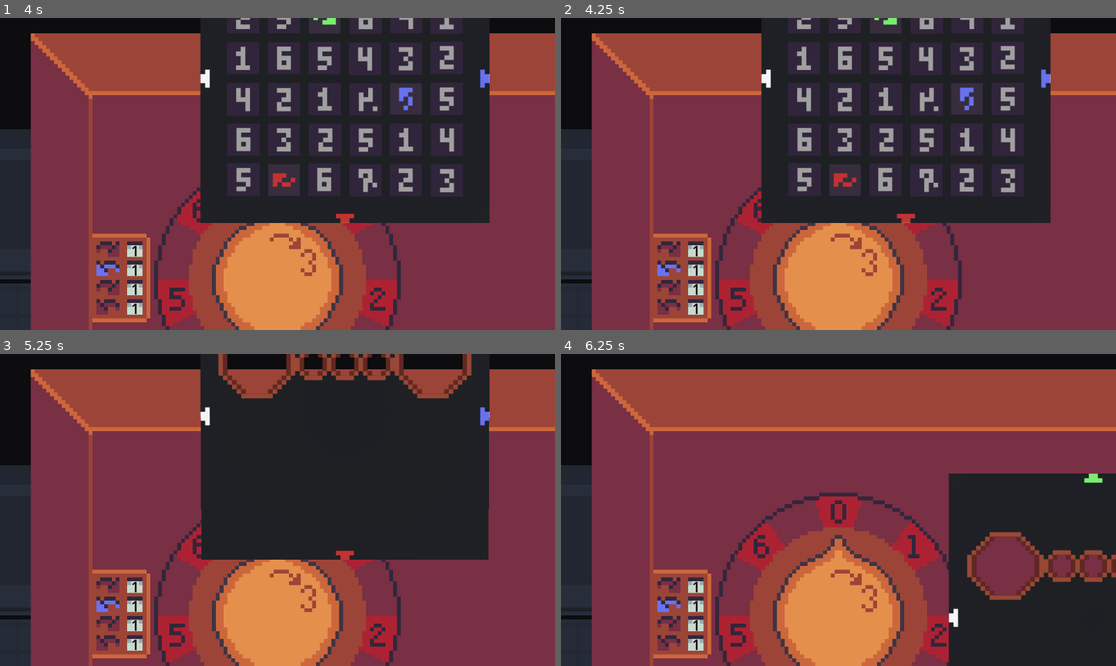
Above: before the commit, frames 1-4 (two rows, left to right).
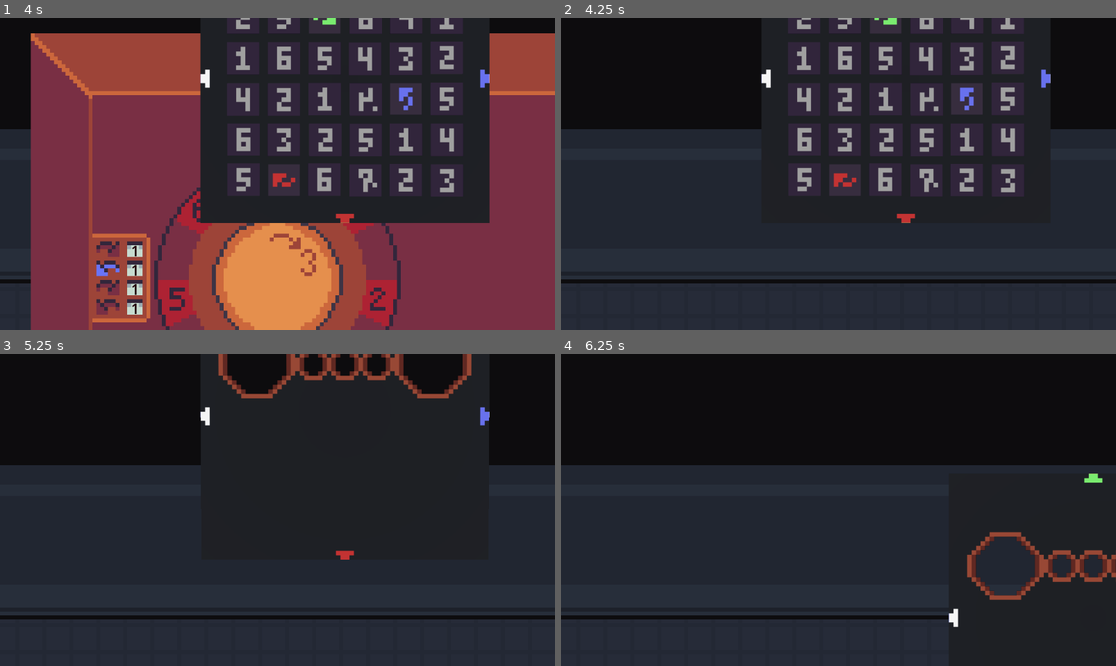
Above: after the commit, the same moments.

Repository: xill47/the-cube-game
Game: Godot game, scene res://main.tscn
Two runs of this game, one before a commit and one after it. Both use one fixed random seed, a clock stepped at 60 frames per second and the inputs below.
Inputs (mouse positions are in pixels of both pictures, inside the frame that each line leads up to):
- Up to frame 1 (4 s): tap Enter at 0.5, 2, 3.5 s; drag from (460, 276) to (277, 180) at 0.52 s; tap Space at 1.25, 2.75 s; drag from (277, 280) to (277, 180) at 1.27 s; move the mouse to (333, 105) at 2.02 s; hold D (move_right) 2.03-2.75 s; hold Right mouse button (aim) 2.03-2.75 s; click (333, 105) at 2.17 s; tap F (interact) at 2.3 s; drag from (249, 236) to (382, 298) at 2.77 s; move the mouse to (444, 220) at 3.52 s; hold A (move_left) from 3.53 s (still down); hold F (interact) from 3.53 s (still down); tap Q (rotate_ccw) at 3.6 s; click (444, 220) at 3.67 s
- Up to frame 2 (4.25 s): keep holding A (move_left); keep holding F (interact); tap Escape (pause, bound only after the commit) at 4.15 s
- Up to frame 3 (5.25 s): release A (move_left) at 4.25 s; release F (interact) at 4.25 s; drag from (111, 463) to (355, 547) at 4.27 s; tap Space at 5 s; move the mouse to (305, 510) at 5.02 s; press the mouse at (305, 510) at 5.03 s; hold S (move_down) from 5.03 s (still down)
- Up to frame 4 (6.25 s): tap F (interact) at 5.3 s; release S (move_down) at 5.75 s; release the mouse at (866, 510) at 5.75 s; drag from (755, 432) to (943, 634) at 5.77 s

Frame 1 is identical in both runs. In frame 2, 57% of the frame differs, in the area x 5-100%, y 4-100%; in frame 3, 58%; in frame 4, 72%.

Commit message:
locker_room finished
Only consumables are left

Diff:
--- a/character/character.tscn
+++ b/character/character.tscn
@@ -15,11 +15,12 @@
 [ext_resource type="AnimationLibrary" uid="uid://dxyoy86qvsmj" path="res://character/assets/animation-tests/animation_res/run.res" id="11_hq3og"]
 [ext_resource type="AnimationLibrary" uid="uid://cm43fbus4h4lg" path="res://character/assets/animation-tests/animation_res/walk.res" id="13_orckd"]
 
-[sub_resource type="CircleShape2D" id="CircleShape2D_yf0e5"]
-radius = 16.0
+[sub_resource type="CapsuleShape2D" id="CapsuleShape2D_hd715"]
+radius = 17.0
+height = 78.0
 
 [sub_resource type="CircleShape2D" id="CircleShape2D_ugqs2"]
-radius = 5.0
+radius = 50.01
 
 [sub_resource type="Animation" id="Animation_gx66j"]
 resource_name = "idle-down"
@@ -616,7 +617,7 @@
 animation = &"custom/wake-up"
 
 [sub_resource type="AnimationNodeBlendTree" id="AnimationNodeBlendTree_dy06j"]
-graph_offset = Vector2(-174.05127, -97.91162)
+graph_offset = Vector2(-884.46576, 1081.8096)
 nodes/output/position = Vector2(760, 20)
 nodes/wa/node = SubResource("AnimationNodeAnimation_wy5t8")
 nodes/wa/position = Vector2(-1000, -100)
@@ -708,6 +709,9 @@
 nodes/down/position = Vector2(300, 1120)
 node_connections = [&"output", 0, &"CustomShot", &"Walk", 0, &"wa", &"Walk", 1, &"Animation", &"Walk", 2, &"Animation 2 …(1094 unchanged characters)…
 
+[sub_resource type="CircleShape2D" id="CircleShape2D_hd715"]
+radius = 21.095022
+
 [node name="Character" type="CharacterBody2D" unique_id=337287904]
 collision_layer = 3
 collision_mask = 3
@@ -720,7 +724,8 @@
 metadata/_custom_type_script = "uid://dalnoy50favch"
 
 [node name="CollisionShape2D" type="CollisionShape2D" parent="." unique_id=1386120881]
-shape = SubResource("CircleShape2D_yf0e5")
+rotation = 1.5707964
+shape = SubResource("CapsuleShape2D_hd715")
 
 [node name="StanceLabel" type="Label" parent="." unique_id=330398775]
 anchors_preset = 7
@@ -747,6 +752,7 @@
 shape = SubResource("CircleShape2D_ugqs2")
 
 [node name="CharacterAnimation" type="Node2D" parent="." unique_id=54665230]
+position = Vector2(0, -68)
 script = ExtResource("4_o6jyn")
 directions = {
 Vector2(-1, -1): "up-left",
@@ -937,6 +943,15 @@
 offset_right = 40.0
 offset_bottom = 23.0
 
+[node name="CameraArea" type="Area2D" parent="." unique_id=1684838451]
+collision_layer = 128
+collision_mask = 128
+monitoring = false
+
+[node name="CollisionShape2D" type="CollisionShape2D" parent="CameraArea" unique_id=1847356966]
+shape = SubResource("CircleShape2D_hd715")
+debug_color = Color(0.8541428, 0.3693576, 0, 0.41960785)
+
 [connection signal="state_resolved" from="StateProvider" to="." method="_on_state_provider_state_resolved"]
 [connection signal="area_entered" from="InteractableArea" to="." method="_on_interactable_area_area_entered"]
 [connection signal="area_exited" from="InteractableArea" to="." method="_on_interactable_area_area_exited"]
--- a/character/character_state.gd
+++ b/character/character_state.gd
@@ -49,7 +49,7 @@
 	on_changed()
 
 func can_aim() -> bool:
-	return stance == CharacterStance.IDLE
+	return stance != CharacterStance.ANIMATION
 
 func start_aiming() -> void:
 	stance = CharacterStance.AIMING
--- a/interactables/doors/door.gd
+++ b/interactables/doors/door.gd
@@ -5,7 +5,19 @@
 @export_file_path("*.tscn") var starting_leads_to: String
 @export var leads_to_spawn: String
 
+var unknown: bool = true
 var state: DoorState
+
+@onready var sprite := $Icon
+
+func _ready() -> void:
+	state.changed.connect(_on_state_changed)
 
 func get_state() -> InteractableState:
 	return state
+
+func _on_state_changed():
+	if state.locked:
+		sprite.frame_coords.x = 1
+	else:
+		sprite.frame_coords.x = 2
--- a/interactables/doors/door.tscn
+++ b/interactables/doors/door.tscn
@@ -1,11 +1,11 @@
 [gd_scene format=3 uid="uid://bhnp0vc2wfcld"]
 
 [ext_resource type="Script" uid="uid://drl15u35ajgsi" path="res://interactables/doors/door.gd" id="1_68twr"]
-[ext_resource type="Texture2D" uid="uid://dpfgi37cc4amc" path="res://icon.svg" id="2_ufcu1"]
+[ext_resource type="Texture2D" uid="uid://xph6mwg5wdet" path="res://interactables/doors/door-sheet.png" id="2_1cfkp"]
 [ext_resource type="Script" uid="uid://dalnoy50favch" path="res://addons/state_scopes/state_provider.gd" id="3_1cfkp"]
 
 [sub_resource type="RectangleShape2D" id="RectangleShape2D_ufcu1"]
-size = Vector2(24, 27)
+size = Vector2(119, 35.5)
 
 [node name="Door" type="Area2D" unique_id=1059506860]
 collision_layer = 4
@@ -13,12 +13,12 @@
 script = ExtResource("1_68twr")
 
 [node name="Icon" type="Sprite2D" parent="." unique_id=108543606]
-self_modulate = Color(1, 0.75, 0, 1)
-scale = Vector2(0.25, 0.25)
-texture = ExtResource("2_ufcu1")
+scale = Vector2(4, 4)
+texture = ExtResource("2_1cfkp")
+hframes = 3
 
 [node name="CollisionShape2D" type="CollisionShape2D" parent="." unique_id=920290342]
-position = Vector2(0, 0.5)
+position = Vector2(-0.5, 95.25)
 shape = SubResource("RectangleShape2D_ufcu1")
 
 [node name="StateProvider" type="Node" parent="." unique_id=1540425789]
--- /dev/null
+++ b/interactables/doors/door_bottom.tscn
@@ -0,0 +1,26 @@
+[gd_scene format=3 uid="uid://bfr0pfebm0wx4"]
+
+[ext_resource type="Script" uid="uid://drl15u35ajgsi" path="res://interactables/doors/door.gd" id="1_bdq1e"]
+[ext_resource type="Texture2D" uid="uid://dwvltro3iw2w6" path="res://interactables/doors/door-bottom-sheet.png" id="2_bdq1e"]
+[ext_resource type="Script" uid="uid://dalnoy50favch" path="res://addons/state_scopes/state_provider.gd" id="3_858wk"]
+
+[sub_resource type="RectangleShape2D" id="RectangleShape2D_ufcu1"]
+size = Vector2(119, 30.75)
+
+[node name="DoorBottom" type="Area2D" unique_id=1059506860]
+collision_layer = 4
+collision_mask = 4
+script = ExtResource("1_bdq1e")
+
+[node name="Icon" type="Sprite2D" parent="." unique_id=108543606]
+scale = Vector2(4, 4)
+texture = ExtResource("2_bdq1e")
+hframes = 3
+
+[node name="CollisionShape2D" type="CollisionShape2D" parent="." unique_id=920290342]
+position = Vector2(-0.5, -40)
+shape = SubResource("RectangleShape2D_ufcu1")
+
+[node name="StateProvider" type="Node" parent="." unique_id=1540425789]
+script = ExtResource("3_858wk")
+metadata/_custom_type_script = "uid://dalnoy50favch"
--- /dev/null
+++ b/interactables/doors/door_right.tscn
@@ -0,0 +1,26 @@
+[gd_scene format=3 uid="uid://c0rjmr1tk6owj"]
+
+[ext_resource type="Script" uid="uid://drl15u35ajgsi" path="res://interactables/doors/door.gd" id="1_dwtpu"]
+[ext_resource type="Texture2D" uid="uid://b4r2flaukd2i8" path="res://interactables/doors/door-right-sheet.png" id="2_dwtpu"]
+[ext_resource type="Script" uid="uid://dalnoy50favch" path="res://addons/state_scopes/state_provider.gd" id="3_ulc7v"]
+
+[sub_resource type="RectangleShape2D" id="RectangleShape2D_ufcu1"]
+size = Vector2(27, 117)
+
+[node name="DoorRight" type="Area2D" unique_id=1059506860]
+collision_layer = 4
+collision_mask = 4
+script = ExtResource("1_dwtpu")
+
+[node name="Icon" type="Sprite2D" parent="." unique_id=108543606]
+scale = Vector2(4, 4)
+texture = ExtResource("2_dwtpu")
+hframes = 3
+
+[node name="CollisionShape2D" type="CollisionShape2D" parent="." unique_id=920290342]
+position = Vector2(-52.5, 114)
+shape = SubResource("RectangleShape2D_ufcu1")
+
+[node name="StateProvider" type="Node" parent="." unique_id=1540425789]
+script = ExtResource("3_ulc7v")
+metadata/_custom_type_script = "uid://dalnoy50favch"
--- a/project.godot
+++ b/project.godot
@@ -81,12 +81,18 @@
 "events": [Object(InputEventMouseButton,"resource_local_to_scene":false,"resource_name":"","device":-1,"window_id":0,"a …(253 unchanged characters)…
 ]
 }
+pause={
+"deadzone": 0.2,
+"events": [Object(InputEventKey,"resource_local_to_scene":false,"resource_name":"","device":-1,"window_id":0,"alt_pressed":false,"shift_pressed":false,"ctrl_pressed":false,"meta_pressed":false,"pressed":false,"keycode":0,"physical_keycode":4194305,"key_label":0,"unicode":0,"location":0,"echo":false,"script":null)
+]
+}
 
 [layer_names]
 
 2d_physics/layer_1="obstacles"
 2d_physics/layer_2="vision"
 2d_physics/layer_3="interactable"
+2d_physics/layer_8="camera"
 
 [physics]
 
--- /dev/null
+++ b/rooms/camera_logic.gd
@@ -0,0 +1,14 @@
+extends Node2D
+
+var camera_position: Vector2
+
+@onready var camera := $Camera2D
+
+func camera_move(destination):
+	var tween = create_tween()
+	tween.tween_property(camera, "position", destination, 0.5)
+
+
+func _on_pos_area_entered(_area: Area2D, source) -> void:
+	var destination = source.position
+	camera_move(destination)
--- /dev/null
+++ b/rooms/locker_room/locker_camera.gd
@@ -0,0 +1,11 @@
+extends Camera2D
+
+
+# Called when the node enters the scene tree for the first time.
+func _ready() -> void:
+	pass # Replace with function body.
+
+
+# Called every frame. 'delta' is the elapsed time since the previous frame.
+func _process(delta: float) -> void:
+	pass
--- /dev/null
+++ b/rooms/locker_room/locker_room.gd
@@ -0,0 +1,8 @@
+extends Room
+
+var locker_room_state: LockerRoomState
+
+@onready var character := $Character
+
+func get_state() -> LockerRoomState:
+	return locker_room_state
--- /dev/null
+++ b/rooms/locker_room/locker_room.tscn
@@ -0,0 +1,243 @@
+[gd_scene format=3 uid="uid://buhsrej3sm1mu"]
+
+[ext_resource type="Script" uid="uid://ced7mcxj21cil" path="res://rooms/locker_room/locker_room.gd" id="1_uous7"]
+[ext_resource type="Texture2D" uid="uid://bswn6pmhqnh11" path="res://rooms/locker_room/back-ground.png" id="2_uous7"]
+[ext_resource type="PackedScene" uid="uid://cwqv27swe8kg0" path="res://character/character.tscn" id="3_ae8rr"]
+[ext_resource type="Texture2D" uid="uid://tji7s6o2wet1" path="res://rooms/locker_room/fore-ground.png" id="3_emj7d"]
+[ext_resource type="PackedScene" uid="uid://bhnp0vc2wfcld" path="res://interactables/doors/door.tscn" id="4_m4duh"]
+[ext_resource type="Script" uid="uid://cbn65d7l8a2ya" path="res://rooms/locker_room/safe_puzzle/safe.gd" id="6_76ll3"]
+[ext_resource type="Script" uid="uid://dalnoy50favch" path="res://addons/state_scopes/state_provider.gd" id="6_aj5db"]
+[ext_resource type="Texture2D" uid="uid://c2vcdttd2310" path="res://rooms/locker_room/safe-world.png" id="6_apjf5"]
+[ext_resource type="Script" uid="uid://dmmo0yy6ig2lo" path="res://addons/state_scopes/state_scope.gd" id="7_gx2v6"]
+[ext_resource type="PackedScene" uid="uid://b38lxcifmqdl1" path="res://rooms/locker_room/safe_puzzle/locker_room_puzzle.tscn" id="8_vyeeh"]
+[ext_resource type="Script" uid="uid://cfsobcastosrm" path="res://rooms/camera_logic.gd" id="9_4pssc"]
+[ext_resource type="PackedScene" uid="uid://bfr0pfebm0wx4" path="res://interactables/doors/door_bottom.tscn" id="11_76ll3"]
+
+[sub_resource type="RectangleShape2D" id="RectangleShape2D_1o30x"]
+size = Vector2(60.5, 672)
+
+[sub_resource type="RectangleShape2D" id="RectangleShape2D_bv27j"]
+size = Vector2(480, 32)
+
+[sub_resource type="RectangleShape2D" id="RectangleShape2D_e0owk"]
+size = Vector2(57, 704)
+
+[sub_resource type="RectangleShape2D" id="RectangleShape2D_le7kl"]
+size = Vector2(392, 31)
+
+[sub_resource type="RectangleShape2D" id="RectangleShape2D_vyeeh"]
+size = Vector2(120, 364)
+
+[sub_resource type="RectangleShape2D" id="RectangleShape2D_4pssc"]
+size = Vector2(175, 32)
+
+[sub_resource type="RectangleShape2D" id="RectangleShape2D_g5epc"]
+size = Vector2(21.5, 16)
+
+[sub_resource type="NavigationPolygon" id="NavigationPolygon_i3p7n"]
+vertices = PackedVector2Array(548.5, 723, 643.9375, 815.9531, 473, 815.52344, 473, 782.75, 393.5, 723, 295.15625, 782.75, 642.0469, 213.89844, 548.5, 323, 296.9375, 212.09375, 393.5, 323)
+polygons = Array[PackedInt32Array]([PackedInt32Array(0, 1, 2, 3), PackedInt32Array(4, 0, 3, 5), PackedInt32Array(6, 1, 0, 7), PackedInt32Array(8, 6, 7, 9), PackedInt32Array(5, 8, 9, 4)])
+outlines = Array[PackedVector2Array]([PackedVector2Array(279, 194, 277, 833, 662, 834, 660, 196)])
+parsed_collision_mask = 4294967041
+agent_radius = 18.0
+
+[sub_resource type="RectangleShape2D" id="RectangleShape2D_i3p7n"]
+size = Vector2(119, 364)
+
+[sub_resource type="RectangleShape2D" id="RectangleShape2D_nfowp"]
+size = Vector2(176, 32.5)
+
+[sub_resource type="RectangleShape2D" id="RectangleShape2D_emj7d"]
+size = Vector2(386, 278)
+
+[sub_resource type="RectangleShape2D" id="RectangleShape2D_76ll3"]
+size = Vector2(386, 246)
+
+[node name="LockerRoom" type="Node2D" unique_id=1590841663]
+script = ExtResource("1_uous7")
+
+[node name="ArtLayers" type="Node2D" parent="." unique_id=625979313]
+
+[node name="Background" type="Sprite2D" parent="ArtLayers" unique_id=834635258]
+position = Vector2(302, 480)
+scale = Vector2(4, 4)
+texture = ExtResource("2_uous7")
+
+[node name="Foreground" type="Sprite2D" parent="ArtLayers" unique_id=298916730]
+z_index = 1
+position = Vector2(302, 480)
+scale = Vector2(4, 4)
+texture = ExtResource("3_emj7d")
+
+[node name="Walls" type="Node2D" parent="." unique_id=1963081063]
+
+[node name="LeftWall" type="StaticBody2D" parent="Walls" unique_id=403527801]
+collision_layer = 3
+collision_mask = 3
+
+[node name="CollisionShape2D" type="CollisionShape2D" parent="Walls/LeftWall" unique_id=933203999]
+position = Vector2(62.25, 528)
+shape = SubResource("RectangleShape2D_1o30x")
+
+[node name="TopWall" type="StaticBody2D" parent="Walls" unique_id=2098338785]
+collision_layer = 3
+collision_mask = 3
+
+[node name="CollisionShape2D" type="CollisionShape2D" parent="Walls/TopWall" unique_id=460252831]
+position = Vector2(272, 176)
+shape = SubResource("RectangleShape2D_bv27j")
+
+[node name="RightWall" type="StaticBody2D" parent="Walls" unique_id=9782177]
+collision_layer = 3
+collision_mask = 3
+
+[node name="CollisionShape2D" type="CollisionShape2D" parent="Walls/RightWall" unique_id=290973380]
+position = Vector2(504, 544)
+shape = SubResource("RectangleShape2D_e0owk")
+
+[node name="BottomWall" type="StaticBody2D" parent="Walls" unique_id=258527065]
+collision_layer = 3
+collision_mask = 3
+
+[node name="CollisionShape2D" type="CollisionShape2D" parent="Walls/BottomWall" unique_id=686858636]
+position = Vector2(284, 848)
+shape = SubResource("RectangleShape2D_le7kl")
+
+[node name="Objects" type="Node2D" parent="Walls" unique_id=1447700754]
+
+[node name="MiddleLockers" type="StaticBody2D" parent="Walls/Objects" unique_id=1036418003]
+collision_layer = 3
+collision_mask = 3
+
+[node name="CollisionShape2D" type="CollisionShape2D" parent="Walls/Objects/MiddleLockers" unique_id=1829475622]
+position = Vector2(284, 522)
+shape = SubResource("RectangleShape2D_vyeeh")
+
+[node name="SafeTable" type="StaticBody2D" parent="Walls/Objects" unique_id=1846849412]
+collision_layer = 3
+collision_mask = 3
+
+[node name="CollisionShape2D" type="CollisionShape2D" parent="Walls/Objects/SafeTable" unique_id=102675812]
+position = Vector2(180.5, 816)
+shape = SubResource("RectangleShape2D_4pssc")
+
+[node name="Doors" type="Node2D" parent="." unique_id=1943176176]
+
+[node name="Door" parent="Doors" unique_id=1059506860 instance=ExtResource("4_m4duh")]
+position = Vector2(400, 100)
+starting_leads_to = "res://rooms/test_chamber/test_chamber.tscn"
+leads_to_spawn = "%Spawn"
+
+[node name="DoorBottom" parent="Doors" unique_id=658557758 instance=ExtResource("11_76ll3")]
+position = Vector2(400, 869)
+
+[node name="Interactables" type="Node2D" parent="." unique_id=135537337]
+
+[node name="Safe" type="Area2D" parent="Interactables" unique_id=1013690776 node_paths=PackedStringArray("puzzle")]
+position = Vector2(136, 792)
+scale = Vector2(4, 4)
+collision_layer = 4
+collision_mask = 4
+script = ExtResource("6_76ll3")
+puzzle = NodePath("../../Puzzle/LockerRoomPuzzle")
+
+[node name="CollisionShape2D" type="CollisionShape2D" parent="Interactables/Safe" unique_id=1296697469]
+position = Vector2(2, -2)
+shape = SubResource("RectangleShape2D_g5epc")
+debug_color = Color(0.26126418, 0.5232432, 9.62615e-08, 0.41960785)
+
+[node name="Sprite" type="Sprite2D" parent="Interactables/Safe" unique_id=185750920]
+z_index = 1
+position = Vector2(9.25, 0)
+texture = ExtResource("6_apjf5")
+hframes = 2
+
+[node name="StateProvider" type="Node" parent="Interactables/Safe" unique_id=458044866]
+script = ExtResource("6_aj5db")
+prefer_existing = true
+metadata/_custom_type_script = "uid://dalnoy50favch"
+
+[node name="NavigationRegion2D" type="NavigationRegion2D" parent="." unique_id=222648405]
+position = Vector2(-187, -1)
+navigation_polygon = SubResource("NavigationPolygon_i3p7n")
+
+[node name="Lockers" type="StaticBody2D" parent="NavigationRegion2D" unique_id=1882582656]
+position = Vector2(411, 341)
+collision_layer = 3
+collision_mask = 3
+
+[node name="CollisionShape2D" type="CollisionShape2D" parent="NavigationRegion2D/Lockers" unique_id=312613377]
+position = Vector2(60, 182)
+shape = SubResource("RectangleShape2D_i3p7n")
+
+[node name="Table" type="StaticBody2D" parent="NavigationRegion2D" unique_id=1820967191]
+position = Vector2(279, 800)
+collision_layer = 3
+collision_mask = 3
+
+[node name="CollisionShape2D" type="CollisionShape2D" parent="NavigationRegion2D/Table" unique_id=257363434]
+position = Vector2(88, 17)
+shape = SubResource("RectangleShape2D_nfowp")
+
+[node name="Spawn" type="Marker2D" parent="." unique_id=988657247]
+unique_name_in_owner = true
+position = Vector2(399, 243)
+
+[node name="Spawn2" type="Marker2D" parent="." unique_id=441376481]
+unique_name_in_owner = true
+position = Vector2(399, 790)
+
+[node name="StateProvider" type="Node" parent="." unique_id=199642382]
+script = ExtResource("6_aj5db")
+metadata/_custom_type_script = "uid://dalnoy50favch"
+
+[node name="StateScope" type="Node" parent="." unique_id=1230836305]
+script = ExtResource("7_gx2v6")
+metadata/_custom_type_script = "uid://dmmo0yy6ig2lo"
+
+[node name="Character" parent="." unique_id=337287904 instance=ExtResource("3_ae8rr")]
+unique_name_in_owner = true
+position = Vector2(320, 382)
+
+[node name="Puzzle" type="CanvasLayer" parent="." unique_id=1308954853]
+
+[node name="LockerRoomPuzzle" parent="Puzzle" unique_id=1411646334 instance=ExtResource("8_vyeeh")]
+visible = false
+position = Vector2(446, 331)
+scale = Vector2(0.5, 0.5)
+
+[node name="CameraLogic" type="Node2D" parent="." unique_id=255117468]
+script = ExtResource("9_4pssc")
+
+[node name="Camera2D" type="Camera2D" parent="CameraLogic" unique_id=1560808972]
+position = Vector2(289, 324)
+
+[node name="Positions" type="Node2D" parent="CameraLogic" unique_id=564659675]
+
+[node name="Pos1" type="Area2D" parent="CameraLogic/Positions" unique_id=1428389072]
+position = Vector2(285, 360)
+collision_layer = 128
+collision_mask = 128
+monitorable = false
+
+[node name="CollisionShape2D" type="CollisionShape2D" parent="CameraLogic/Positions/Pos1" unique_id=1737013668]
+position = Vector2(-5, -30)
+shape = SubResource("RectangleShape2D_emj7d")
+debug_color = Color(0.7953148, 0.42528415, 0, 0.41960785)
+
+[node name="Pos2" type="Area2D" parent="CameraLogic/Positions" unique_id=1518863248]
+position = Vector2(285, 645)
+collision_layer = 128
+collision_mask = 128
+monitorable = false
+
+[node name="CollisionShape2D" type="CollisionShape2D" parent="CameraLogic/Positions/Pos2" unique_id=1872477167]
+position = Vector2(-5, 44)
+shape = SubResource("RectangleShape2D_76ll3")
+debug_color = Color(0.7953148, 0.42528415, 0, 0.41960785)
+
+[node name="CameraPos2" type="Node2D" parent="CameraLogic" unique_id=1504032129]
+position = Vector2(289, 626)
+
+[connection signal="area_entered" from="CameraLogic/Positions/Pos1" to="CameraLogic" method="_on_pos_area_entered" flags=18]
+[connection signal="area_entered" from="CameraLogic/Positions/Pos2" to="CameraLogic" method="_on_pos_area_entered" flags=18]
--- /dev/null
+++ b/rooms/locker_room/locker_room_state.gd
@@ -0,0 +1,26 @@
+class_name LockerRoomState
+extends RoomState
+
+var plates: Array[PlateState] = []
+var door: DoorState
+
+@warning_ignore("shadowed_variable")
+static func create(plate1: PlateState, plate2: PlateState, door: DoorState) -> LockerRoomState:
+	var state := LockerRoomState.new()
+	state.plates.push_back(plate1)
+	state.plates.push_back(plate2)
+	state.door = door
+	for plate in state.plates:
+		plate.changed.connect(state._on_plate_changed)
+	door.door_entered.connect(state._on_door_entered)
+	return state
+
+func _on_plate_changed() -> void:
+	var all_pressed := true
+	for plate: PlateState in plates:
+		all_pressed = plate.pressed and all_pressed
+	if all_pressed:
+		door.unlock()
+
+func _on_door_entered() -> void:
+	request_transition.emit(door)
--- a/rooms/locker_room/safe_puzzle/locker_room_puzzle.gd
+++ b/rooms/locker_room/safe_puzzle/locker_room_puzzle.gd
@@ -3,6 +3,7 @@
 
 @export var code: Array[int]
 @export var labels: Array[Label]
+
 var solved: bool = false
 var cur_input: int = 0
 var rotating: bool
@@ -10,12 +11,17 @@
 var cur_number: int
 var max_number: int = -16
 var cur_code: Array
+var safe: Node
 
 @onready var animation_player: AnimationPlayer = $SafeAnimation
 @onready var area_zero: Area2D = $SafeBack/Back/Area0
 @onready var knob = %Knob
 
-#There should be mouse_offset, but i am too stupid
+
+func _unhandled_input(event: InputEvent) -> void:
+	if event.is_action_pressed("pause"):
+		hide()
+
 func _process(_delta: float) -> void:
 	if rotating and not solved:
 		var angle = knob.get_angle_to(knob.get_global_mouse_position()) + (TAU / 4)
@@ -49,6 +55,7 @@
 	animation_player.play("safe_opening")
 	$OpeningSound.play()
 	solved = true
+	safe.state.unlock()
 
 
 func _safe_reset():
@@ -79,3 +86,8 @@
 	if area == area_zero and max_number != -16:
 		$NumberClickSound.play()
 		_on_dial_reset()
+
+
+func _on_safe_animation_animation_finished(anim_name: StringName) -> void:
+	if anim_name == "safe_opening":
+		hide()
--- a/rooms/locker_room/safe_puzzle/locker_room_puzzle.tscn
+++ b/rooms/locker_room/safe_puzzle/locker_room_puzzle.tscn
@@ -121,6 +121,18 @@
 "transitions": PackedFloat32Array(1),
 "update": 0,
 "values": [Vector2(0, 0)]
+}
+tracks/9/type = "value"
+tracks/9/imported = false
+tracks/9/enabled = true
+tracks/9/path = NodePath("SafeBack/Fuze:position")
+tracks/9/interp = 1
+tracks/9/loop_wrap = true
+tracks/9/keys = {
+"times": PackedFloat32Array(0),
+"transitions": PackedFloat32Array(1),
+"update": 0,
+"values": [Vector2(0, 257)]
 }
 
 [sub_resource type="Animation" id="Animation_hm2f7"]
@@ -141,7 +153,6 @@
 
 [sub_resource type="Animation" id="Animation_mmac5"]
 resource_name = "safe_opening"
-length = 0.5
 tracks/0/type = "value"
 tracks/0/imported = false
 tracks/0/enabled = true
@@ -238,6 +249,18 @@
 "update": 0,
 "values": [Vector2(0, 0), Vector2(-64.171, 0), Vector2(-92, 0)]
 }
+tracks/8/type = "value"
+tracks/8/imported = false
+tracks/8/enabled = true
+tracks/8/path = NodePath("SafeBack/Fuze:position")
+tracks/8/interp = 1
+tracks/8/loop_wrap = true
+tracks/8/keys = {
+"times": PackedFloat32Array(0.5, 0.7, 1),
+"transitions": PackedFloat32Array(1, 1, 1),
+"update": 0,
+"values": [Vector2(0, 257), Vector2(0, 174.945), Vector2(0, 760)]
+}
 
 [sub_resource type="AnimationLibrary" id="AnimationLibrary_k464b"]
 _data = {
@@ -460,6 +483,7 @@
 [node name="TurningSound" type="AudioStreamPlayer" parent="." unique_id=407536264]
 bus = &"Sound"
 
+[connection signal="animation_finished" from="SafeAnimation" to="." method="_on_safe_animation_animation_finished"]
 [connection signal="area_entered" from="SafeBack/Back/Knob/KnobSprite/PointerArea" to="." method="_on_pointer_area_area_entered"]
 [connection signal="area_entered" from="SafeBack/Back/Area1" to="." method="_on_area_entered" flags=18 binds= [1]]
 [connection signal="area_entered" from="SafeBack/Back/Area2" to="." method="_on_area_entered" flags=18 binds= [2]]
--- /dev/null
+++ b/rooms/locker_room/safe_puzzle/safe.gd
@@ -0,0 +1,27 @@
+class_name Safe
+extends Interactable
+
+@export var puzzle: Node2D
+
+var state: SafeState
+
+@onready var sprite = $Sprite
+
+func _ready() -> void:
+	state.changed.connect(_on_state_changed)
+	state.safe_opened.connect(open_ui)
+
+func get_state() -> InteractableState:
+	return state
+
+func open_ui():
+	puzzle.show()
+	puzzle.safe = self
+
+func _on_state_changed():
+	if state.locked:
+		sprite.frame_coords.x = 0
+	else:
+		sprite.frame_coords.x = 1
+		set_deferred("monitorable", false)
+		set_deferred("monitoring", false)
--- /dev/null
+++ b/rooms/locker_room/safe_puzzle/safe_state.gd
@@ -0,0 +1,18 @@
+class_name SafeState
+extends InteractableState
+
+signal safe_opened()
+
+var locked := true
+
+static func create(_safe: Safe) -> SafeState:
+	var state := SafeState.new()
+	return state
+
+func unlock():
+	locked = false
+	on_changed()
+
+func interact() -> void:
+	if locked:
+		safe_opened.emit()
Binary file added: interactables/doors/door-bottom-sheet.png
Not shown, added: interactables/doors/door-bottom-sheet.png.import
Binary file added: interactables/doors/door-right-sheet.png
Not shown, added: interactables/doors/door-right-sheet.png.import
Binary file added: interactables/doors/door-sheet.png
Not shown, added: interactables/doors/door-sheet.png.import
Not shown, added: rooms/camera_logic.gd.uid
Binary file added: rooms/locker_room/back-ground.png
Not shown, added: rooms/locker_room/back-ground.png.import
Binary file added: rooms/locker_room/fore-ground.png
Not shown, added: rooms/locker_room/fore-ground.png.import
Not shown, added: rooms/locker_room/locker_camera.gd.uid
(and 6 more such lines)
